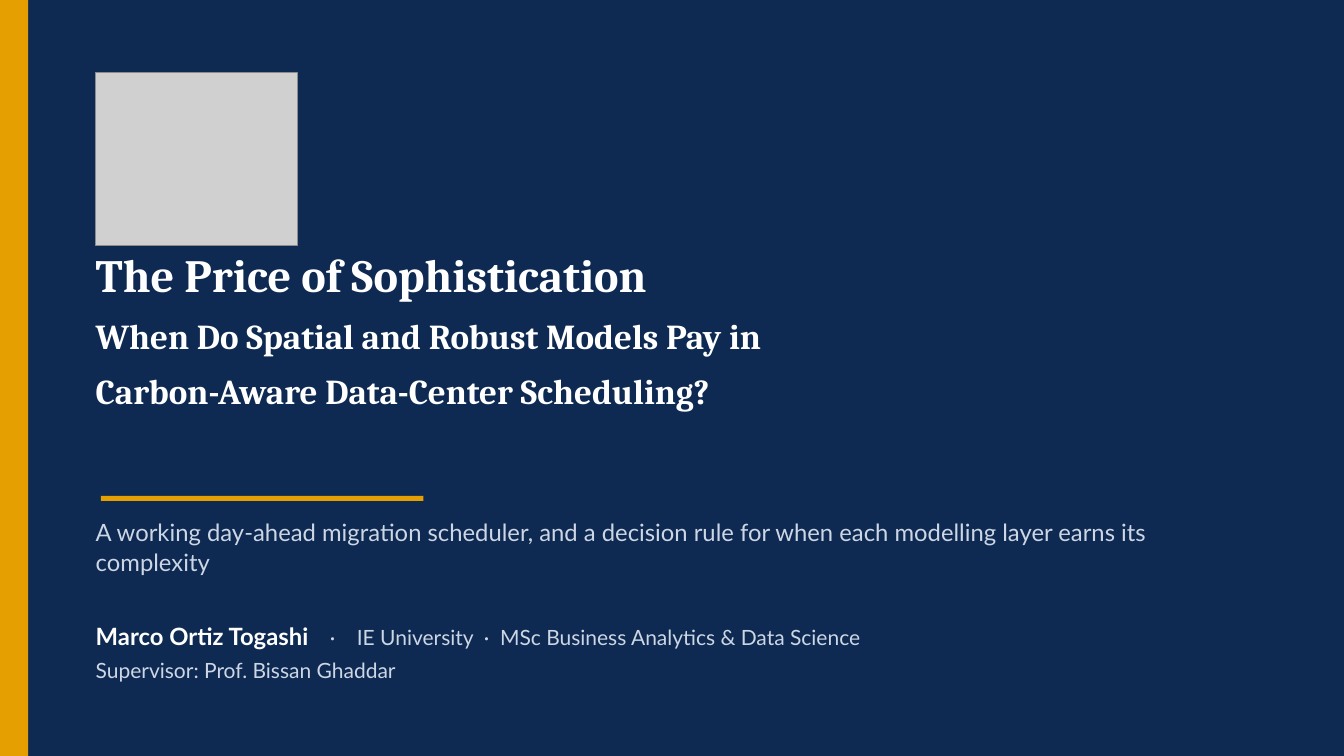
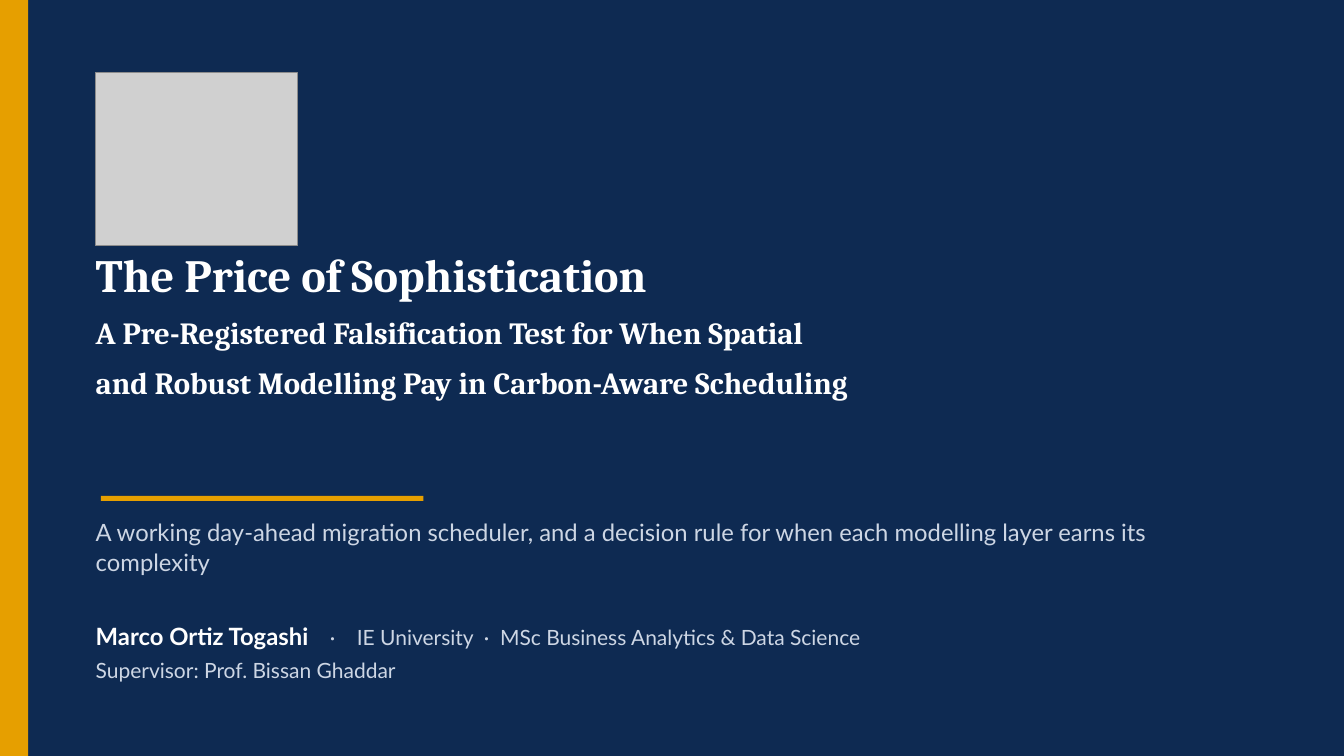
Before and after one commit to ma731/Capstone-in-Operations-Research, a slide deck: slide 1 of deck/capstone_defense.pptx. Drawn at 1344x756 pixels with LibreOffice and Linux fonts; fonts in the diff are those of the drawing; grey boxes stand for pictures. Boxes give left, top, right and bottom in pixels: in the first picture for what was removed or moved away, otherwise in the second. Text is boxed around its words. In the diff, an @@ line names an element or a change of style, - is before the commit and + after.

Commit message:
Sync poster + deck to new title/202 count; add 2022-2023 walk-forward
- Rebuild poster (build_v24.js) and defense deck (build_deck.py) with the new
  title and 202-test count; regenerated pptx/pdf.
- Multi-year walk-forward: run the shuffled-marginals null for test years 2022
  and 2023 (train only on prior years) across all three grids. The null holds in
  every one; largest spatial gap 0.21% of CVaR, well within the 0.4% margin.
  Archive the six per-cell snapshots; cite in limitation (ii) of both theses.

```diff
--- a/deck/capstone_defense.pptx
+++ b/deck/capstone_defense.pptx
@@ text at (96,322,847,401): text changed; size 25 to 22 pt @@
-When Do Spatial and Robust Models Pay in
-Carbon-Aware Data-Center Scheduling?
+A Pre-Registered Falsification Test for When Spatial
+and Robust Modelling Pay in Carbon-Aware Scheduling
```
Also in this commit, not shown: 10 other slides changed, 15 other files.
